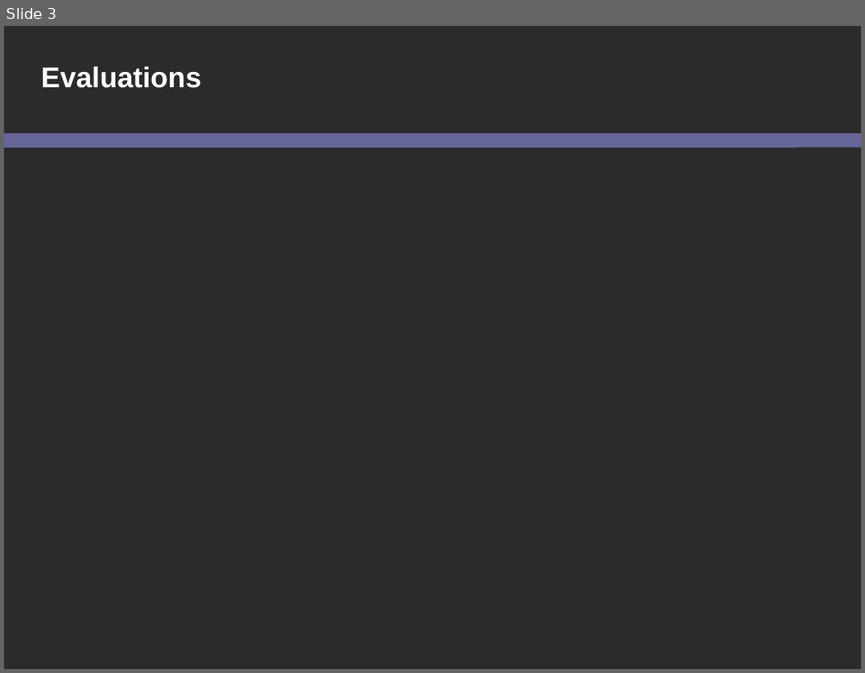
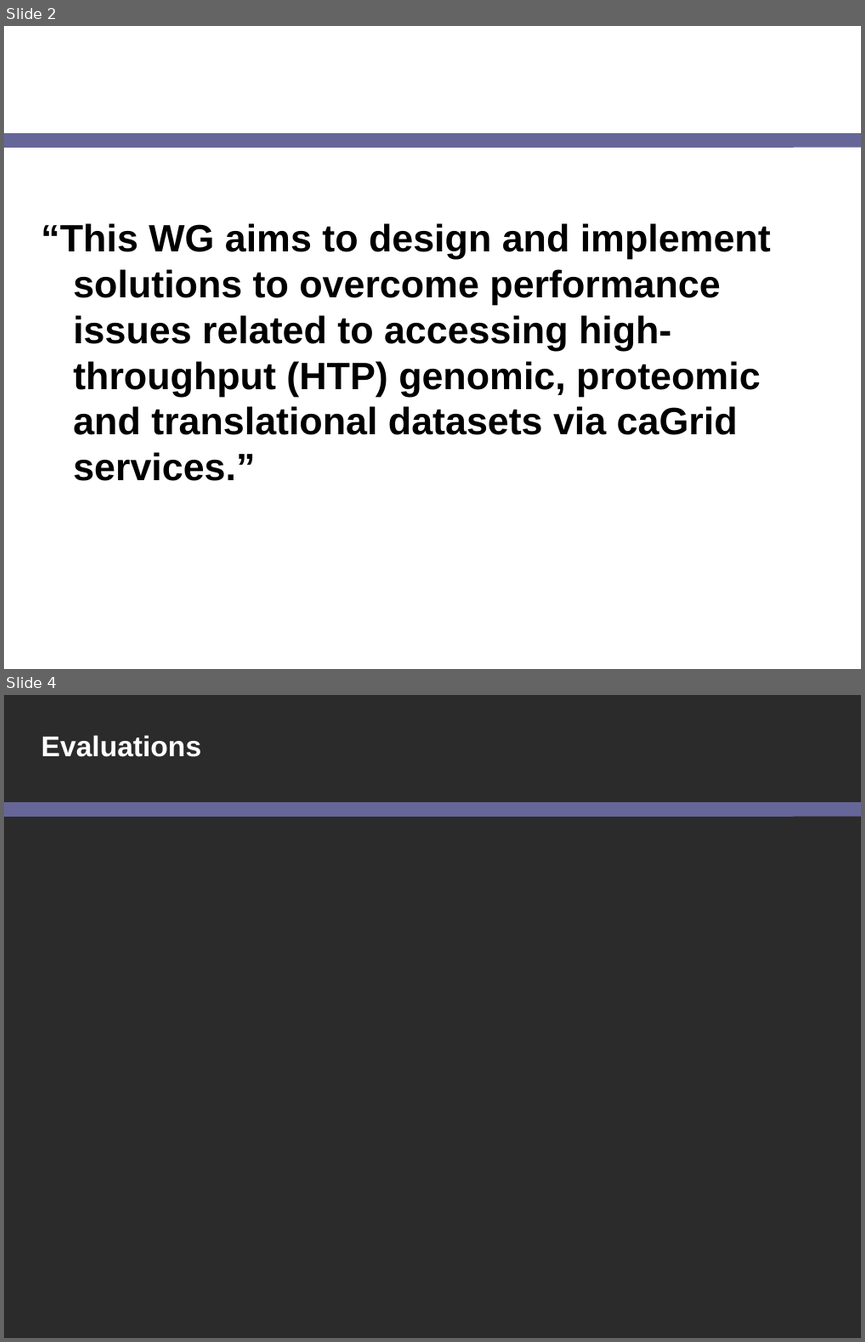
Before and after one commit to NCIP/cagrid-portal, a slide deck: cagrid-1-0/Documentation/presentations/200708_VCDE_ARCH/20070806_Day2_ICR-HTP-update.ppt. Shown one above the other, each under a label of ours: slide 3 before the commit, slides 2 and 4 after it; the slides between them are not shown. The pictures are 865x673 and 865x1342 pixels, drawn with LibreOffice and Linux fonts; fonts in the diff are those of the drawing; background and template pictures are left out; a plain dark background stands for a picture behind light text. Boxes give left, top, right and bottom in pixels: in the first picture for what was removed or moved away, otherwise in the second. Text is boxed around its words. In the diff, an @@ line names an element or a change of style, - is before the commit and + after.

```diff
--- a/cagrid-1-0/Documentation/presentations/200708_VCDE_ARCH/20070806_Day2_ICR-HTP-update.ppt
+++ b/cagrid-1-0/Documentation/presentations/200708_VCDE_ARCH/20070806_Day2_ICR-HTP-update.ppt
@@ slide 2 added at [4,26,861,669], background picture (left out); not listed: 1 template element that a slide beside it also shows @@
@@ title added at [32,26,675,126], 24 pt, text #FFFFFF, bold @@
+Charter
@@ text added at [41,223,771,481], 32 pt, text #000000, bold @@
+“This WG aims to design and implement solutions to overcome performance issues related to accessing high-throughput (HTP) genomic, proteomic and translational datasets via caGrid services.”
@@ what was slide 3 is now slide 4 @@
```
Also in this commit, not shown: 1 slide changed.
